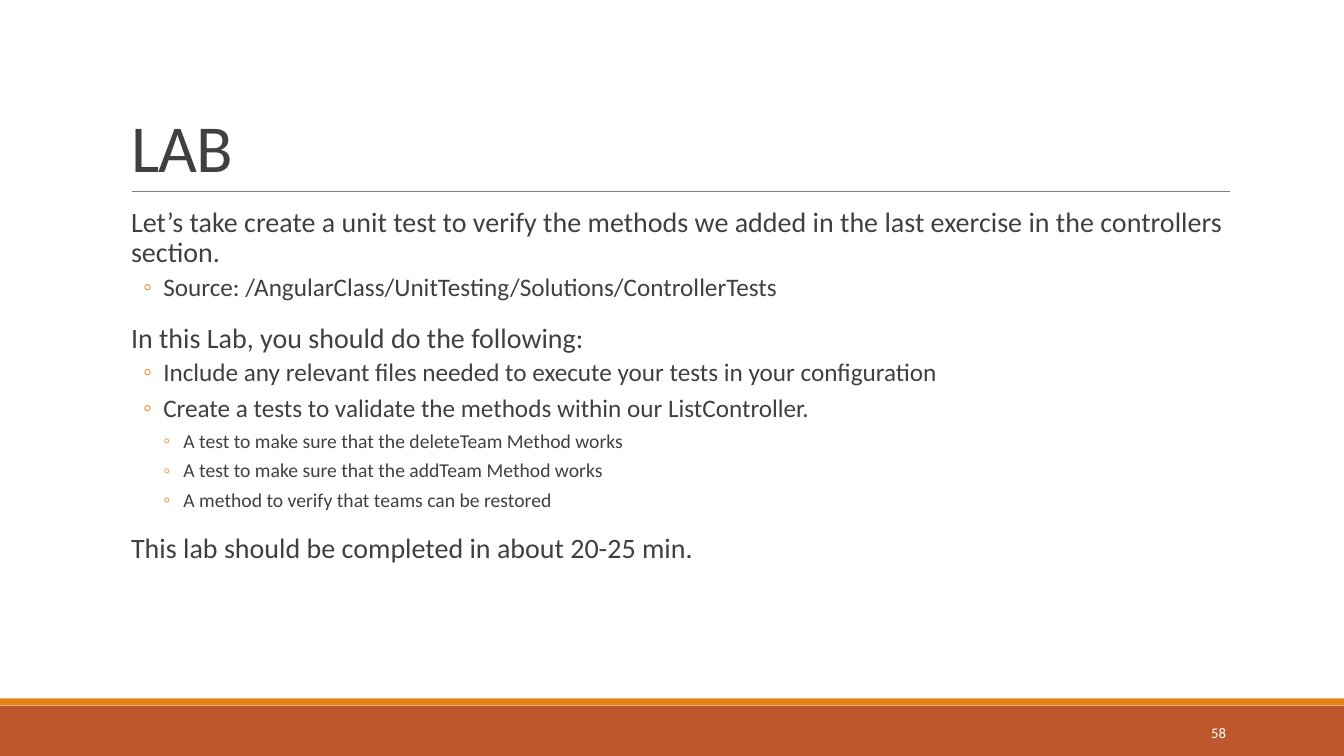
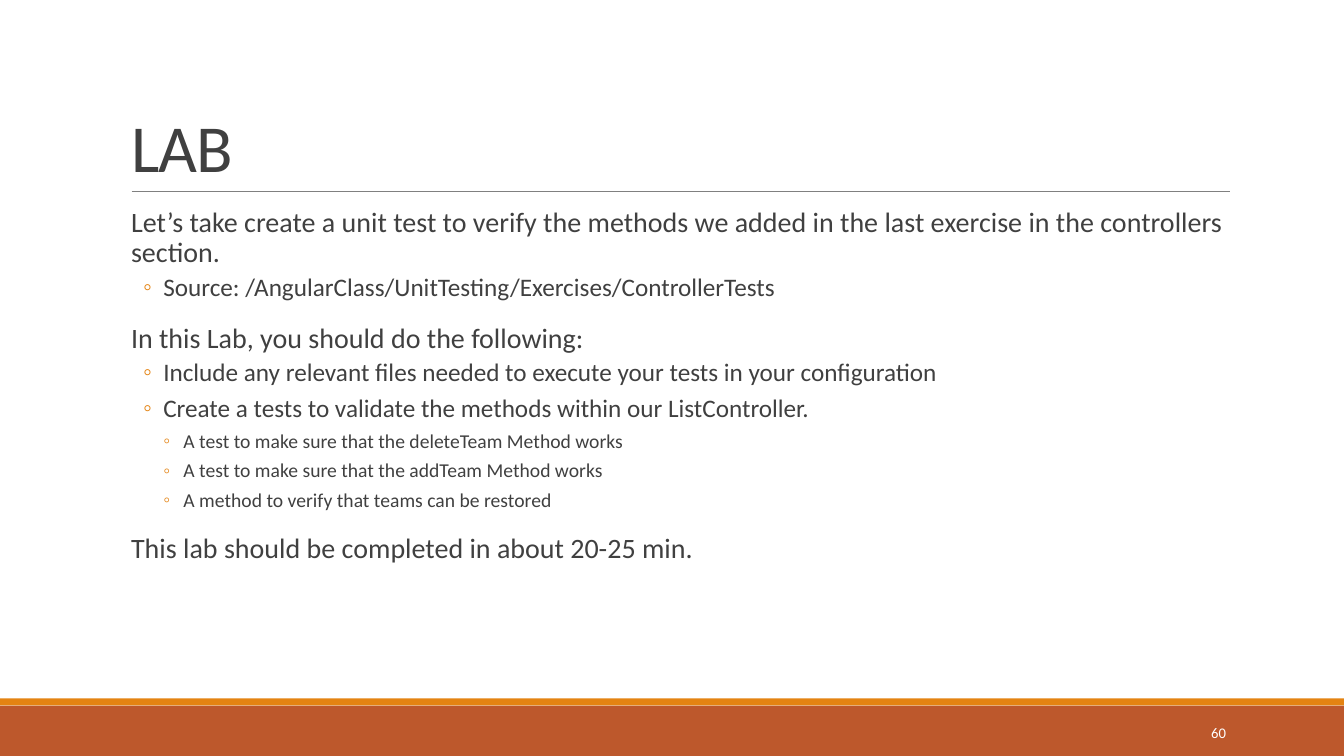
Before and after one commit to sbechtold/angularjs, a slide deck: slide 60 of materials/AngularJS.pptx (slide 58 before the commit). Drawn at 1344x756 pixels with LibreOffice and Linux fonts; fonts in the diff are those of the drawing. Boxes give left, top, right and bottom in pixels: in the first picture for what was removed or moved away, otherwise in the second. Text is boxed around its words. In the diff, an @@ line names an element or a change of style, - is before the commit and + after.

```diff
--- a/materials/AngularJS.pptx
+++ b/materials/AngularJS.pptx
@@ text at (163,278,774,301): text changed @@
-  ◦ Source: /AngularClass/UnitTesting/Solutions/ControllerTests
+  ◦ Source: /AngularClass/UnitTesting/Exercises/ControllerTests
@@ page number at (1211,728,1226,738): text changed @@
-58
+60
```
Also in this commit, not shown: 3 other slides changed, 6 slides added, 4 slides removed, 46 other files.
